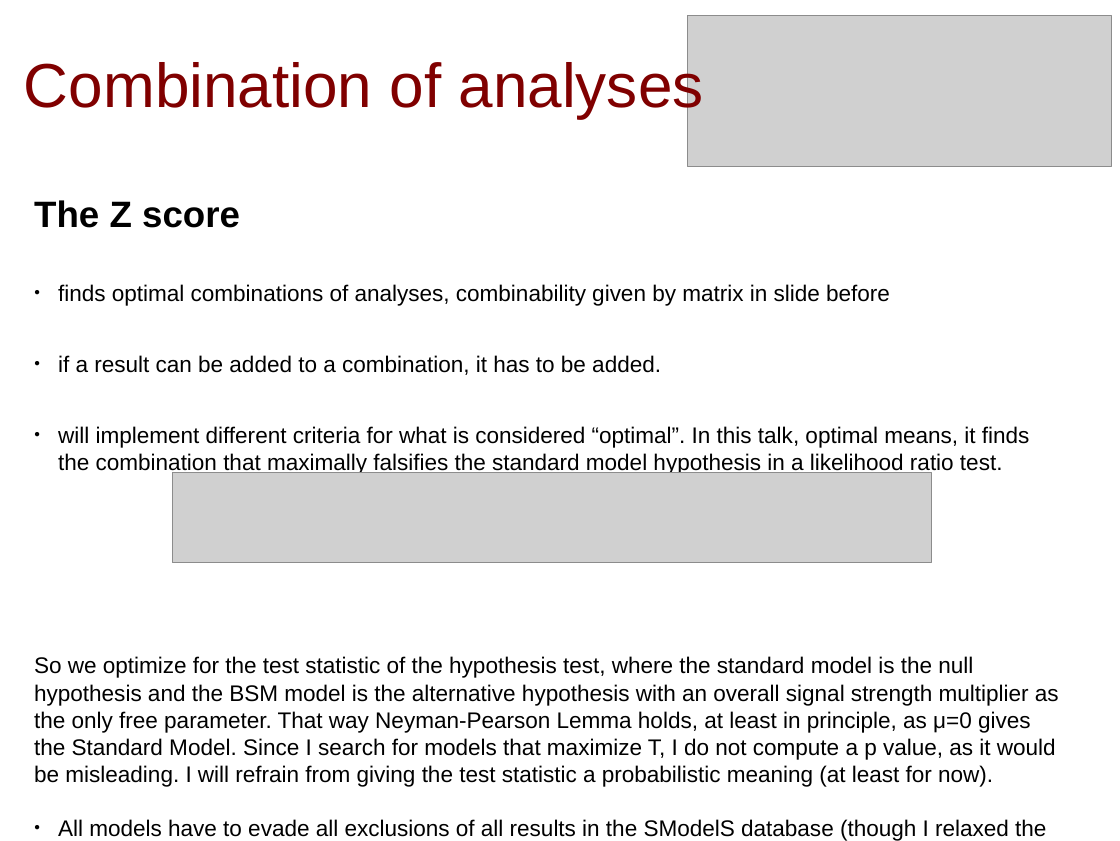
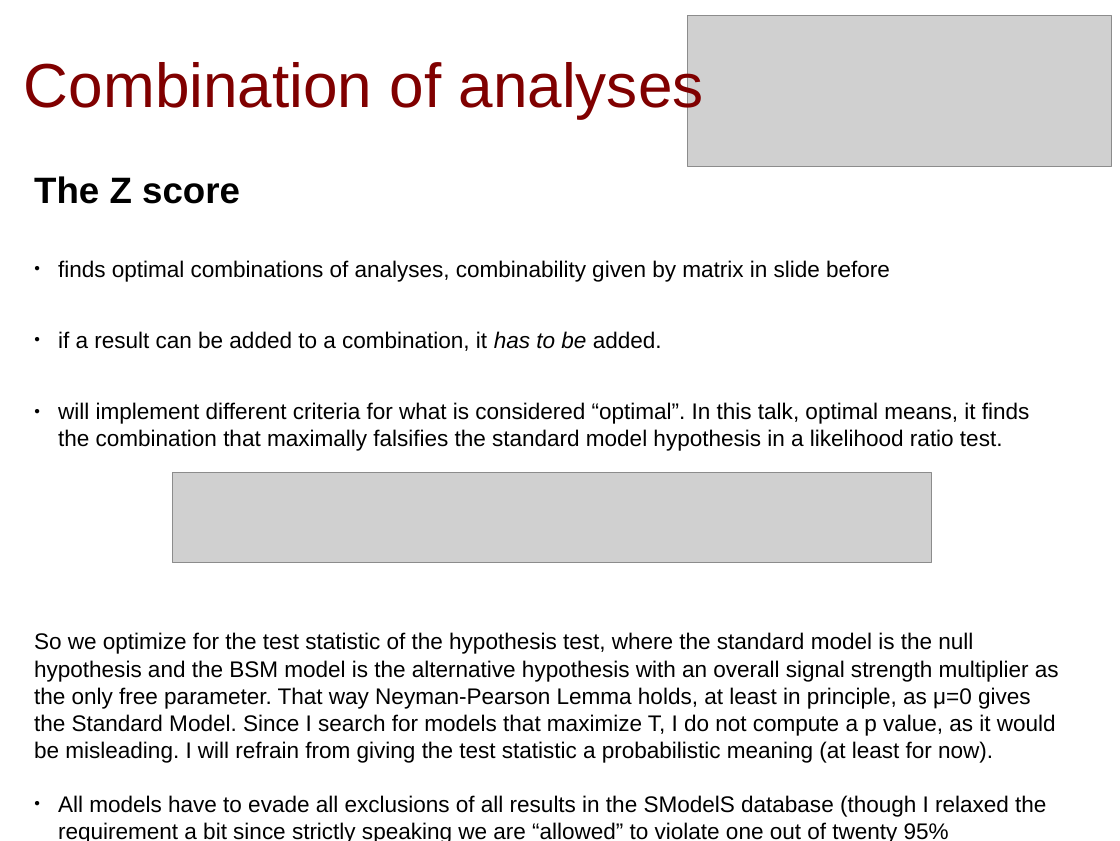
Before and after one commit to SModelS/smodels-utils, a slide deck: slide 11 of combinations/amb.odp (slide 10 before the commit). Drawn at 1120x841 pixels with LibreOffice and Linux fonts; fonts in the diff are those of the drawing; grey boxes stand for pictures. Boxes give left, top, right and bottom in pixels: in the first picture for what was removed or moved away, otherwise in the second. Text is boxed around its words. In the diff, an @@ line names an element or a change of style, - is before the commit and + after.

```diff
--- a/combinations/amb.odp
+++ b/combinations/amb.odp
@@ text "The Z score" moved from (x1=34, y1=200, x2=1059, y2=841) to (x1=34, y1=176, x2=1059, y2=841) @@
@@ text at (x1=58, y1=331, x2=662, y2=351): italic on in "has to be" @@
@@ text at (x1=58, y1=795, x2=1046, y2=841): text changed @@
-● All models have to evade all exclusions of all results in the SModelS database (though I relaxed the requirement a bit since strictly speaking we are “allowed” to violate one out of twenty exclusions).
+● All models have to evade all exclusions of all results in the SModelS database (though I relaxed the requirement a bit since strictly speaking we are “allowed” to violate one out of twenty 95% exclusions).
```
Also in this commit, not shown: 6 other slides changed, 4 slides added, 2 other files.
